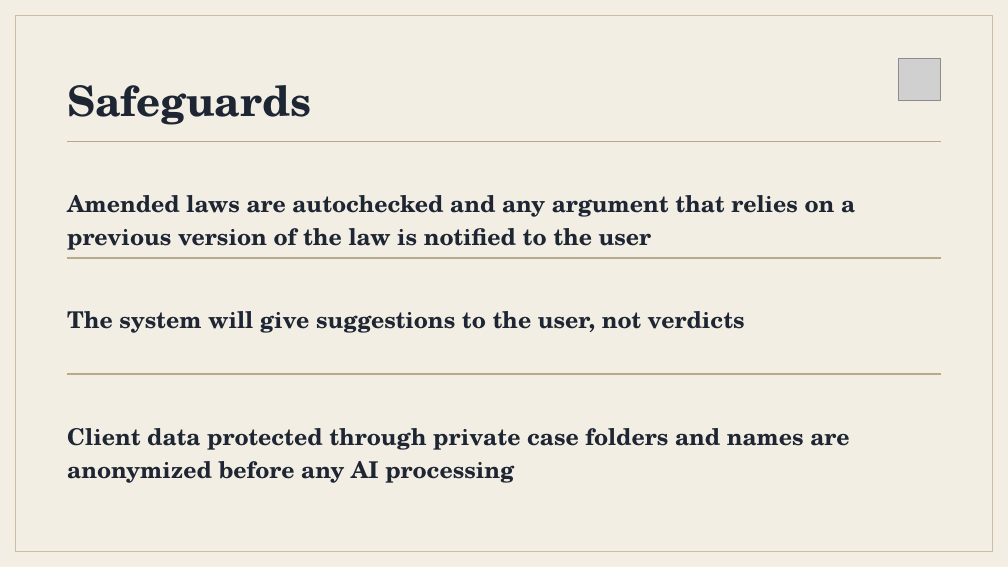
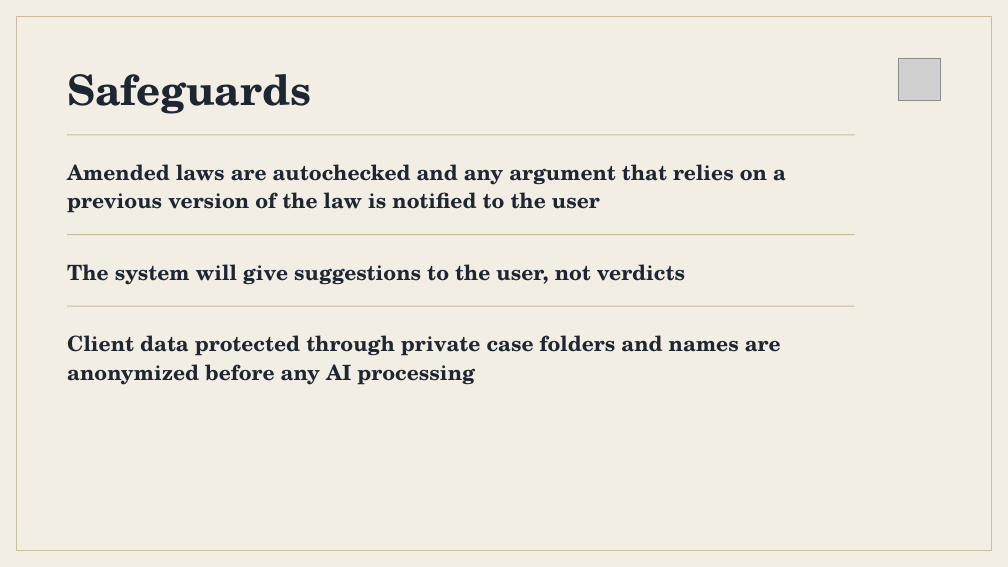
Before and after one commit to jinnia-sultana/LegalResearch_CasePreparation-Assistant, a slide deck: slide 9 of docs/Proposal/GR-20.pptx. Drawn at 1008x567 pixels with LibreOffice and Linux fonts; fonts in the diff are those of the drawing; grey boxes stand for pictures. Boxes give left, top, right and bottom in pixels: in the first picture for what was removed or moved away, otherwise in the second. Text is boxed around its words. In the diff, an @@ line names an element or a change of style, - is before the commit and + after.

```diff
--- a/docs/Proposal/GR-20.pptx
+++ b/docs/Proposal/GR-20.pptx
@@ rectangle at (x1=17, y1=17, x2=992, y2=551): outline #CBBD9F 1.5 pt to #CBBD9F 1 pt @@
@@ title "Safeguards" at (x1=67, y1=74, x2=311, y2=114): line spacing 1.15 to 44pt @@
@@ line moved from (67, 141) - (941, 141) to (67, 135) - (855, 135) @@
@@ line (67, 135) - (855, 135): stroke #B9A989 1.5 pt to #CBBD9F 1 pt @@
@@ text "Amended laws are autochecked and ..." moved from (x1=67, y1=195, x2=855, y2=250) to (x1=67, y1=164, x2=786, y2=213) @@
@@ line moved from (67, 258) - (941, 258) to (67, 234) - (855, 234) @@
@@ line (67, 234) - (855, 234): stroke #B9A989 1.5 pt to #CBBD9F 1 pt @@
@@ text "The system will give suggestions ..." moved from (x1=67, y1=311, x2=745, y2=333) to (x1=67, y1=264, x2=685, y2=285) @@
@@ size 22 to 20 pt; line spacing 1.2 to 27pt in 3 elements at (x1=67, y1=164, x2=786, y2=213), (x1=67, y1=264, x2=685, y2=285), (x1=67, y1=335, x2=781, y2=385) @@
@@ text "Client data protected through private ..." moved from (x1=67, y1=428, x2=849, y2=483) to (x1=67, y1=335, x2=781, y2=385) @@
@@ line added from (67, 306) to (855, 306), #CBBD9F 1 pt @@
@@ line removed from (67, 374) to (941, 374) @@
```
Also in this commit, not shown: 9 other slides changed, 1 slide added, 1 other file.
